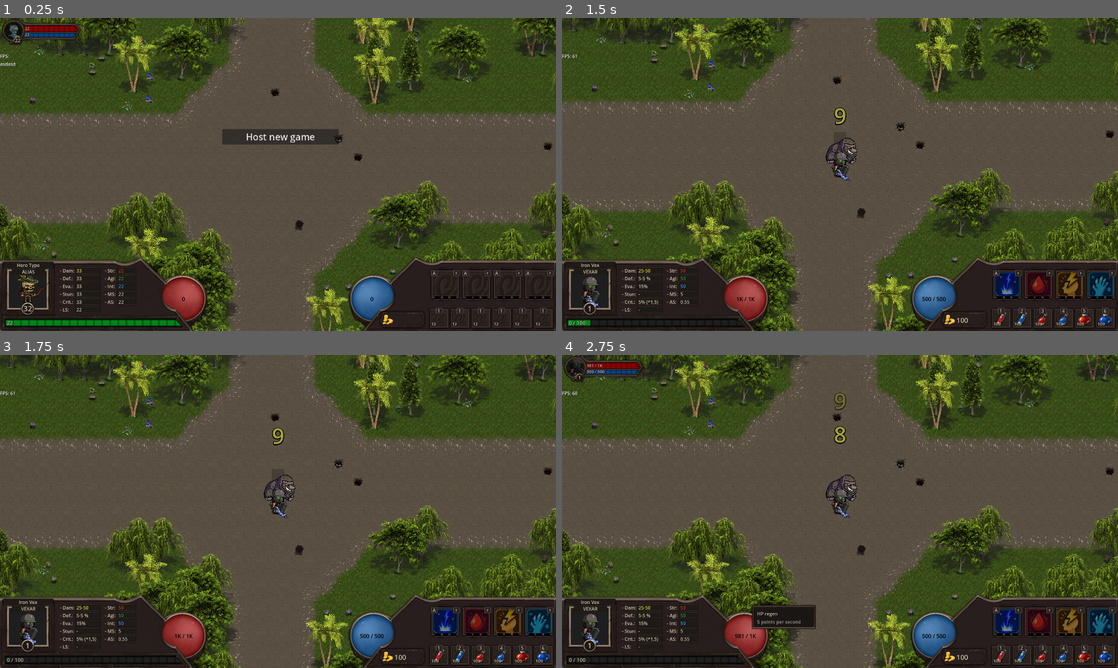
Above: before the commit, frames 1-4 (two rows, left to right).
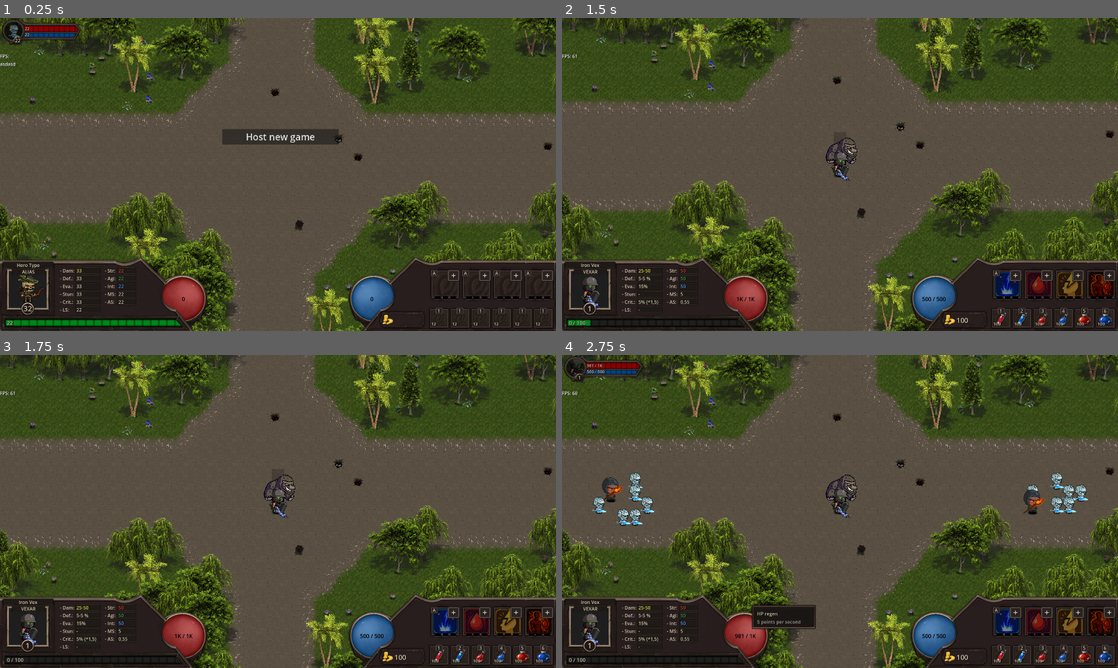
Above: after the commit, the same moments.

Repository: LucasJappert/moomoo-lan-party
Game: Godot game, scene res://scenes/my_main_scene.tscn
The game is run twice, just before and just after one commit, with the same random seed, the same clock (stepped at 60 frames per second) and the same inputs.
Inputs (mouse positions are in pixels of both pictures, inside the frame that each line leads up to):
- Up to frame 1 (0.25 s): no input
- Up to frame 2 (1.5 s): tap Enter at 0.5 s; drag from (745, 299) to (934, 299) at 0.52 s; click "Host new game" at 1.25 s
- Up to frame 3 (1.75 s): no input
- Up to frame 4 (2.75 s): tap Space at 2 s; drag from (840, 505) to (745, 636) at 2.02 s

The runs differ from the first frame. In frame 1, 0.1% of the frame differs, in the area x 80-100%, y 80-85%; in frame 2, 0.6%; in frame 3, 0.6%; in frame 4, 2.0%, in the area x 5-100%, y 12-90%.

Commit message:
Add skill that grants 5% extra physical damage and attack speed for every 10% of lost health

Diff:
--- a/scenes/GUI/skill_slot.tscn
+++ b/scenes/GUI/skill_slot.tscn
@@ -126,14 +126,15 @@
 anchors_preset = 5
 anchor_left = 0.5
 anchor_right = 0.5
-offset_left = 26.5
-offset_top = -8.0
-offset_right = 51.5
-offset_bottom = 15.0
+offset_left = 7.5
+offset_top = -9.0
+offset_right = 50.5
+offset_bottom = 32.0
 grow_horizontal = 2
 mouse_filter = 0
 theme_override_colors/font_color = Color(0.827451, 0.772549, 0.67451, 1)
 theme_override_colors/font_shadow_color = Color(0, 0, 0, 1)
+theme_override_font_sizes/font_size = 29
 theme_override_styles/normal = SubResource("StyleBoxTexture_gayjm")
 text = "+"
 horizontal_alignment = 1
--- a/scripts/GUI/components/gui_effect.gd
+++ b/scripts/GUI/components/gui_effect.gd
@@ -38,22 +38,14 @@
 	)
 	%Area2D.connect("mouse_exited", func(): MyTooltip.hide_tooltip())
 
+	EventBus.connect_to_effect_removed(func(_owner: Entity, p_effect: CombatEffect):
+		if _owner.is_my_player() == false: return
+		if p_effect.unique_name_node != _effect.unique_name_node: return
+		queue_free()
+	)
+
 func _process(delta: float):
 	if GameManager.MY_PLAYER == null: return
 	if is_permanent: return
 
 	_elapsed += delta
-	if _elapsed >= _duration: queue_free()
-
-	_verify_existence_on_effects()
-
-func _verify_existence_on_effects() -> void:
-	if get_parent().name == GuiEffects.MY_EFFECTS_INSTANCE:
-		if GameManager.MY_PLAYER.combat_data.get_effect_by_unique_name(_effect.unique_name_node) == null:
-			return queue_free()
-
-	if get_parent().name == GuiEffects.TARGET_EFFECTS_INSTANCE:
-		var target = GameManager.MY_PLAYER.combat_data.get_target_entity()
-		if target == null: return
-		if target.combat_data.get_effect_by_unique_name(_effect.unique_name_node) == null:
-			return queue_free()
--- a/scripts/controllers/enemies_waves_controller.gd
+++ b/scripts/controllers/enemies_waves_controller.gd
@@ -9,7 +9,7 @@
 static var current_wave: int = 0
 static var _current_wave_info: WaveInfo
 
-static var COUNTDOWN_START := 10 # 10 seconds
+static var COUNTDOWN_START := 1 # 10 seconds
 static var countdown_time_in_secs: float = COUNTDOWN_START
 static var countdown_time_to_show: int
 static var countdown_active := false
--- a/scripts/entity/combat_data/combat_data.gd
+++ b/scripts/entity/combat_data/combat_data.gd
@@ -72,6 +72,10 @@
 	%CombatEffectSpawner.spawn_function = func(effect_data: Dictionary) -> Node:
 		return CombatEffect.get_instance_from_dict(effect_data)
 
+	EventBus.connect_to_current_hp_changed(func(p_entity: Entity):
+		if p_entity.id != my_owner().id: return
+		Skill.verify_blood_fury(p_entity)
+	)
 func _post_ready() -> void:
 	if not GameManager.AM_I_HOST: return
 
@@ -142,6 +146,7 @@
 	var exp_by_damage = min(current_hp, abs(value_to_increase)) * 0.1
 	current_hp += value_to_increase
 	current_hp = clamp(current_hp, 0, get_total_hp())
+	EventBus.emit_current_hp_changed(my_owner())
 
 	if _attacker: _try_to_give_experience_to_players(exp_by_damage) # Give experience when an enemy takes damage
 
@@ -233,6 +238,11 @@
 
 	%CombatEffectSpawner.spawn(ObjectHelpers.to_dict(p_effect, true))
 	p_effect.queue_free()
+
+func remove_effect(effect_name: String) -> void:
+	for effect in get_effects():
+		if effect.effect_name == effect_name:
+			effect.delete_effect()
 
 func _effects_updated() -> void:
 	update_cache_total_stats()
--- a/scripts/entity/combat_data/combat_effect.gd
+++ b/scripts/entity/combat_data/combat_effect.gd
@@ -11,6 +11,7 @@
 var _region_rect: Rect2
 var max_stacks: int = 1
 var stats: CombatStats = CombatStats.new()
+var unique_id: int = UniqueIdGenerator.get_id()
 
 const STUN_RECT_REGION := Rect2(0, 608, 32, 17)
 
@@ -39,6 +40,7 @@
 
 func delete_effect() -> void:
 	queue_free()
+	EventBus.emit_effect_removed(GlobalsEntityHelpers.get_owner(self), self)
 # endregion GETTERs
 
 
--- a/scripts/entity/combat_data/combat_stats.gd
+++ b/scripts/entity/combat_data/combat_stats.gd
@@ -23,6 +23,7 @@
 @export var freeze_duration: float = 0 # In seconds
 @export var life_steal_percent: float = 0
 @export var hp_regeneration_points: int = 0 # Points per second
+@export var hp_regeneration_points_percent: float = 0
 @export var mana_regeneration_points: int = 0 # Points per second
 
 @export var agility: int = 0
@@ -49,7 +50,7 @@
 	attr.crit_multiplier = 1.5
 	attr.attack_speed = 0.5
 	attr.agility = 10
-	attr.strength = 10
+	attr.strength = 6
 	attr.intelligence = 10
 	return attr
 
@@ -76,6 +77,7 @@
 	physical_attack_power_percent += stats.physical_attack_power_percent
 	life_steal_percent += stats.life_steal_percent
 	hp_regeneration_points += stats.hp_regeneration_points
+	hp_regeneration_points_percent += stats.hp_regeneration_points_percent
 	mana_regeneration_points += stats.mana_regeneration_points
 	is_owner_friendly = stats.is_owner_friendly
 
@@ -218,6 +220,9 @@
 	if hp_regeneration_points != 0:
 		description += str("- HP regeneration points: ", hp_regeneration_points, "\n")
 
+	if hp_regeneration_points_percent != 0:
+		description += str("- HP regeneration points percent: ", StringHelpers.format_percent(hp_regeneration_points_percent, true, 1), "\n")
+
 	if mana_regeneration_points != 0:
 		description += str("- Mana regeneration points: ", mana_regeneration_points, "\n")
 
--- a/scripts/entity/player/player.gd
+++ b/scripts/entity/player/player.gd
@@ -18,7 +18,7 @@
 	set(_value):
 		skill_points_to_assign = _value
 		EventBus.emit_skill_points_to_assign_changed(self)
-
+const EXTRA_ATTRIBUTES_STATS_BY_LEVEL = 4
 
 func set_player(data: Dictionary) -> void:
 	player_id = data["player_id"]
@@ -71,17 +71,17 @@
 
 
 	var stats_to_add = CombatStats.new()
-	stats_to_add.strength += 2
-	stats_to_add.agility += 2
-	stats_to_add.intelligence += 2
+	stats_to_add.strength += EXTRA_ATTRIBUTES_STATS_BY_LEVEL
+	stats_to_add.agility += EXTRA_ATTRIBUTES_STATS_BY_LEVEL
+	stats_to_add.intelligence += EXTRA_ATTRIBUTES_STATS_BY_LEVEL
 	var new_stats = combat_stats.accumulate_combat_stats(stats_to_add)
 
 	rpc_handler.update_base_stats(ObjectHelpers.to_dict(new_stats))
 
 	rpc_handler.add_animation(AnimationsHelper.ANIMATION_NAMES.LEVEL_UP)
 
-	combat_data.update_current_hp(combat_data.get_total_hp())
-	combat_data.update_current_mana(combat_data.get_total_mana())
+	# combat_data.update_current_hp(combat_data.get_total_hp())
+	# combat_data.update_current_mana(combat_data.get_total_mana())
 
 func increment_current_gold(value_to_increment: int) -> void:
 	current_gold += value_to_increment
--- a/scripts/factories/enemy_factory.gd
+++ b/scripts/factories/enemy_factory.gd
@@ -30,9 +30,6 @@
 	_enemy.combat_stats.attack_speed = 1
 
 	_enemy.combat_data._skills.append_array([
-		Skill.get_new_learned_skill(Skill.Names.LIFESTEAL),
-		# Skill.get_new_learned_skill(Skill.Names.MIRROR_DEMISE),
-		# Skill.get_new_learned_skill(Skill.Names.FROZEN_TOUCH),
 		Skill.get_new_learned_skill(Skill.Names.STORM_STRIKE)
 	])
 
--- a/scripts/helpers/event_bus.gd
+++ b/scripts/helpers/event_bus.gd
@@ -1,4 +1,23 @@
 extends Node
+
+const EFFECT_REMOVED := "effect_removed"
+signal effect_removed(p_owner: Entity, p_effect: CombatEffect)
+func emit_effect_removed(p_owner: Entity, p_effect: CombatEffect) -> void:
+	emit_signal(EFFECT_REMOVED, p_owner, p_effect)
+func connect_to_effect_removed(p_callback: Callable) -> void:
+	EventBus.connect(EFFECT_REMOVED, p_callback)
+
+const TOTAL_HP_CHANGED := "total_hp_changed"
+signal total_hp_changed(p_owner: Entity)
+func emit_total_hp_changed(p_owner: Entity): emit_signal(TOTAL_HP_CHANGED, p_owner)
+func connect_to_total_hp_changed(p_callback: Callable) -> void:
+	EventBus.connect(TOTAL_HP_CHANGED, p_callback)
+
+const CURRENT_HP_CHANGED := "current_hp_changed"
+signal current_hp_changed(p_owner: Entity)
+func emit_current_hp_changed(p_owner: Entity): emit_signal(CURRENT_HP_CHANGED, p_owner)
+func connect_to_current_hp_changed(p_callback: Callable) -> void:
+	EventBus.connect(CURRENT_HP_CHANGED, p_callback)
 
 const WAVE_FINILIZED := "wave_finilized"
 signal wave_finilized()
--- a/scripts/models/skill.gd
+++ b/scripts/models/skill.gd
@@ -10,6 +10,7 @@
 	FROZEN_TOUCH = "Frozen Touch", # ✅
 	STUNNING_STRIKE = "Stunning Strike", # ✅
 	STORM_STRIKE = "Storm Strike", # ✅
+	BLOOD_FURY = "Blood Fury", # ✅
 	MANA_SCORCHER = "Mana Scorcher",
 	DIVINE_SHIELD = "Divine Shield",
 	ENERGY_ABSORPTION = "Energy Absorption",
@@ -114,7 +115,7 @@
 
 static func initialize_skills() -> void:
 	var aux_skill_name = ""
-	var aux_text: String; var aux_text1: String
+	var aux_text: String; var aux_text1: String; var aux_text2: String
 	var _skill: Skill
 	var int_array: Array[int]; var float_array: Array[float]
 
@@ -246,6 +247,24 @@
 
 	# endregion
 
+	# region BLOOD FURY
+	aux_skill_name = Names.BLOOD_FURY
+	_SKILLS[aux_skill_name] = Skill.new(aux_skill_name, SkillType.PASSIVE)
+	_skill = _SKILLS[aux_skill_name]
+	_skill.region_rect = Rect2(_ATLAS_START_POS.x + FRAME_SIZE * 1, _ATLAS_START_POS.y + FRAME_SIZE * 1, FRAME_SIZE, FRAME_SIZE)
+
+	float_array = [0.05, 0.1, 0.15]
+	for i in int_array.size():
+		_skill.item_skill_base[i].stats.physical_attack_power_percent = float_array[i]
+		_skill.item_skill_base[i].stats.attack_speed_percent = float_array[i]
+		_skill.item_skill_base[i].stats.hp_regeneration_points_percent = float_array[i]
+
+		aux_text = StringHelpers.format_percent(_skill.item_skill_base[i].stats.physical_attack_power_percent)
+		aux_text1 = StringHelpers.format_percent(_skill.item_skill_base[i].stats.attack_speed_percent)
+		aux_text2 = StringHelpers.format_percent(_skill.item_skill_base[i].stats.hp_regeneration_points_percent)
+		_skill.item_skill_base[i].description = "Gives " + aux_text + " extra physical attack power, " + aux_text1 + " extra attack speed and " + aux_text2 + " extra hp regeneration per each 10% of lost hp."
+	# endregion
+
 func use(my_owner: Entity, target_entity: Entity) -> void:
 	if not can_use(my_owner): return print("Cannot use skill: ", get_learned_skill())
 
@@ -266,6 +285,25 @@
 # endregion ................. SETTERs
 
 # region :::::::::::::::::::: SKILLS LOGICS
+static func verify_blood_fury(my_owner: Entity) -> void:
+	var learned_skill = my_owner.combat_data.get_learned_skill(Names.BLOOD_FURY)
+	if not learned_skill: return
+
+	my_owner.combat_data.remove_effect(Names.BLOOD_FURY)
+
+	var current_hp = my_owner.combat_data.current_hp
+	var total_hp: float = my_owner.combat_data.get_total_hp()
+	var percent_lost_hp: float = floor((1 - current_hp / total_hp) * 10.0) / 10.0
+	if percent_lost_hp <= 0: return # Remove the effect if the hp is full
+
+	var effect_stats = CombatStats.new()
+	effect_stats.physical_attack_power = my_owner.combat_data.cache_total_stats.physical_attack_power * percent_lost_hp
+	effect_stats.attack_speed = my_owner.combat_data.cache_total_stats.attack_speed * percent_lost_hp
+
+	var new_effect = CombatEffect.get_permanent_effect(Names.BLOOD_FURY, learned_skill.max_stacks, effect_stats)
+	new_effect.set_region_rect(_SKILLS[Names.BLOOD_FURY].region_rect)
+	my_owner.combat_data.add_effect(new_effect)
+
 static func actions_before_entity_death(_dead_entity: Entity, _attacker: Entity) -> void:
 	if not _dead_entity is Enemy: return
 	if _dead_entity.replicated: return
--- a/scripts/types/hero_types.gd
+++ b/scripts/types/hero_types.gd
@@ -101,7 +101,8 @@
 			Skill.get_skill(Skill.Names.STORM_STRIKE),
 			Skill.get_skill(Skill.Names.LIFESTEAL),
 			Skill.get_skill(Skill.Names.STUNNING_STRIKE),
-			Skill.get_skill(Skill.Names.FROZEN_TOUCH)
+			Skill.get_skill(Skill.Names.BLOOD_FURY),
+			# Skill.get_skill(Skill.Names.FROZEN_TOUCH)
 		]
 		# player.combat_data._skills[0].learned_level = 2
 
Binary file changed: assets/atlas1.png
Not shown, changed: .images/atlas3.pdn
Not shown, changed: .images/slots.pdn
Not shown, changed: TODO.md
